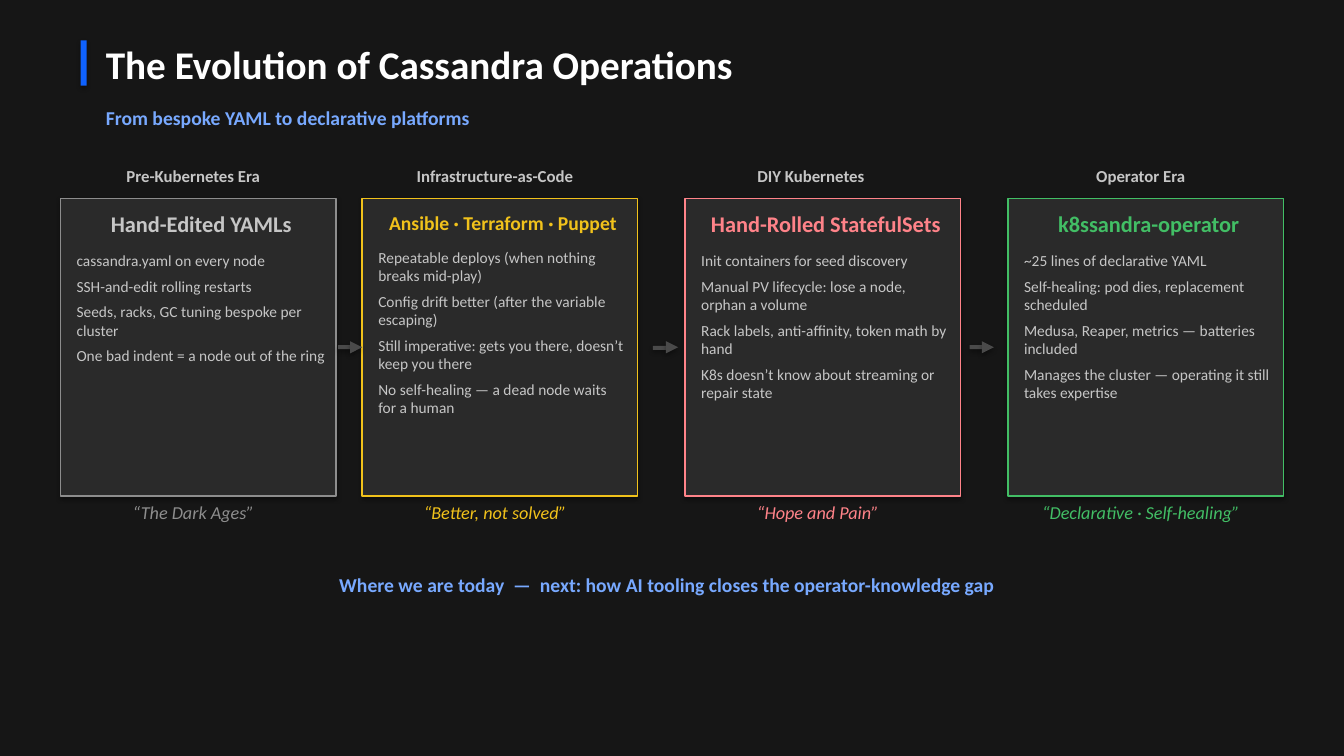
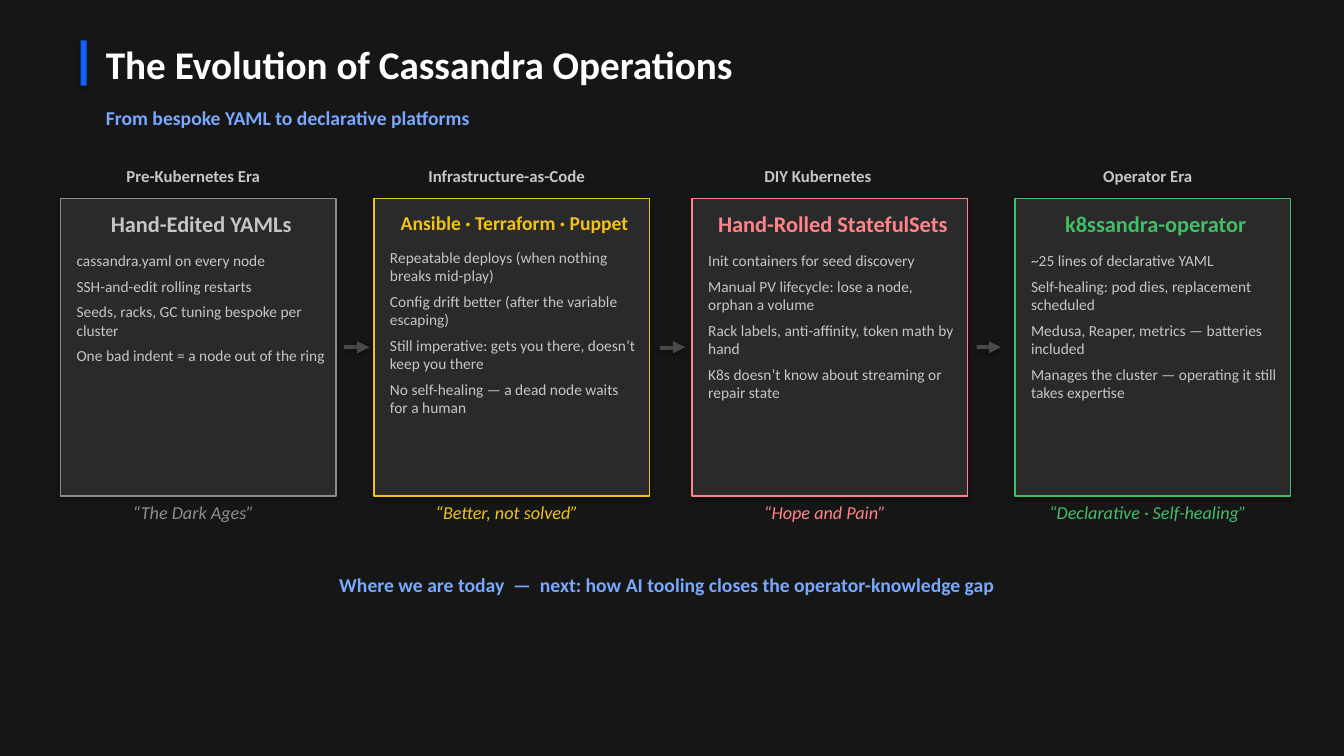
Before and after one commit to jamesc127/k8ssandra-mcp-workshop, a slide deck: slide 2 of k8ssandra-reference-architecture.pptx. Drawn at 1344x756 pixels with LibreOffice and Linux fonts; fonts in the diff are those of the drawing. Boxes give left, top, right and bottom in pixels: in the first picture for what was removed or moved away, otherwise in the second. Text is boxed around its words. In the diff, an @@ line names an element or a change of style, - is before the commit and + after.

```diff
--- a/k8ssandra-reference-architecture.pptx
+++ b/k8ssandra-reference-architecture.pptx
@@ 2 texts, 1 rectangle, 1 triangle moved together from (x1=362, y1=170, x2=679, y2=521) to (x1=374, y1=170, x2=686, y2=521) @@
@@ 5 rectangles, 4 texts, 2 triangles moved together from (x1=338, y1=170, x2=1284, y2=522) to (x1=344, y1=170, x2=1291, y2=522) @@
```
Also in this commit, not shown: 4 other slides changed, 1 slide added, 1 other file.
